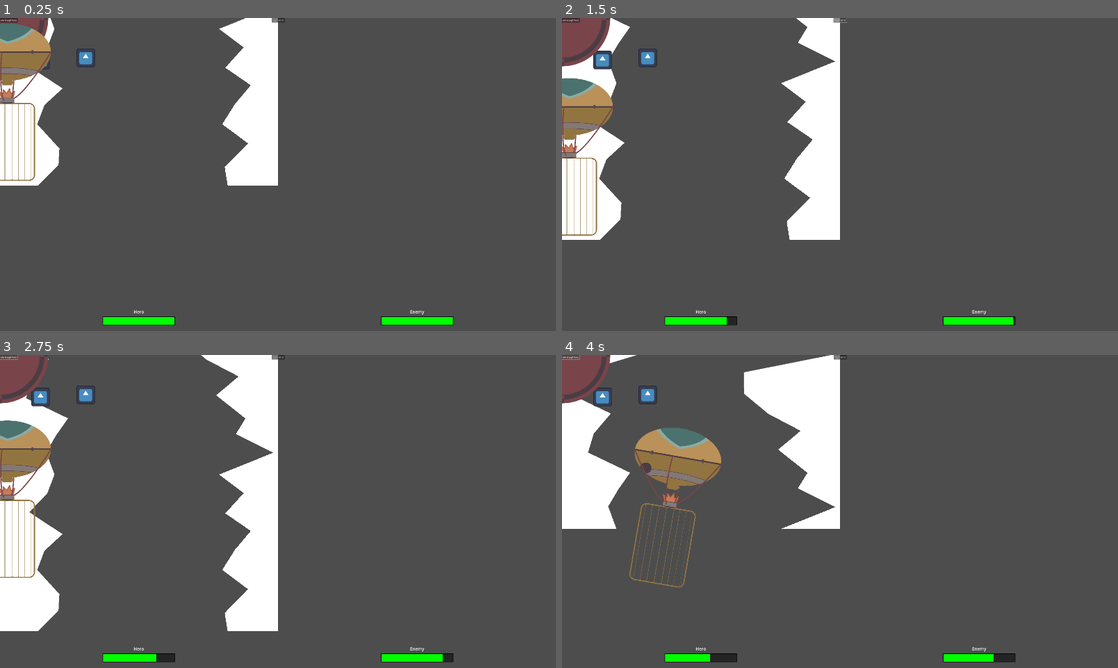
Above: before the commit, frames 1-4 (two rows, left to right).
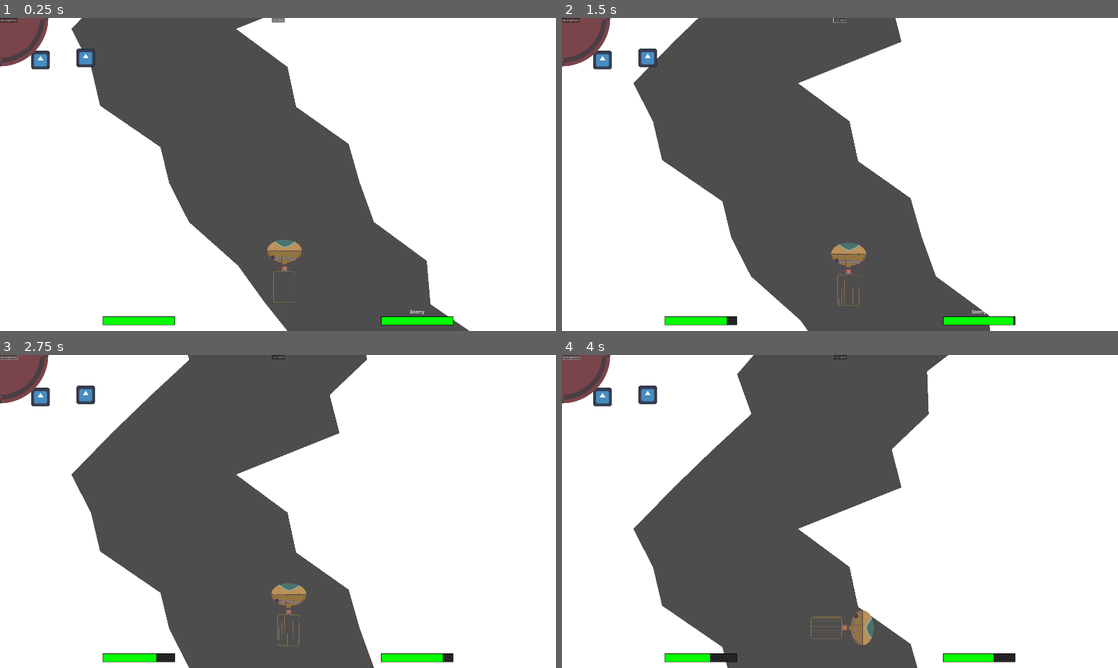
Above: after the commit, the same moments.

Repository: panorb/ludum-dare-53
Game: Godot game, scene res://world.tscn
Two runs of this game, one before a commit and one after it. Both use one fixed random seed, a clock stepped at 60 frames per second and the inputs below. The engine's default icon, where the game draws it, is replaced by a stand-in: a white triangle on a blue panel in a dark square.
Inputs:
- Up to frame 1 (0.25 s): no input
- Up to frame 2 (1.5 s): click "ein knopf hero" at 0.5 s; click "novh einer" at 1.25 s
- Up to frame 3 (2.75 s): click "ein knopf hero" at 2 s
- Up to frame 4 (4 s): click "novh einer" at 2.75 s; click "ein knopf hero" at 3.5 s

The runs differ from the first frame. In frame 1, 67% of the frame differs, in the area x 0-100%, y 0-100%; in frame 2, 65%; in frame 3, 65%; in frame 4, 67%.

Commit message:
Fixed issues with cave generator

Diff:
--- a/godot/game/balloon/balloon.gd
+++ b/godot/game/balloon/balloon.gd
@@ -8,8 +8,8 @@
 
 const PADDING_TOP = 200
 const PADDING_LEFT = 50
-const PADDING_RIGHT = 1800 - 50
-const PADDING_BOTTOM = 1000 - 200
+const PADDING_RIGHT = 3840 - 50
+const PADDING_BOTTOM = 2160 - 200
 
 
 func get_wind_speed() -> Vector2:
--- a/godot/game/balloon/balloon.tscn
+++ b/godot/game/balloon/balloon.tscn
@@ -13,6 +13,7 @@
 size = Vector2(393.333, 713.333)
 
 [node name="Balloon" type="CharacterBody2D" groups=["balloon"]]
+scale = Vector2(0.4, 0.4)
 script = ExtResource("1_00v08")
 
 [node name="CollisionShapeMain" type="CollisionShape2D" parent="."]
--- a/godot/game/card_spawner/card_spawner.tscn
+++ b/godot/game/card_spawner/card_spawner.tscn
@@ -5,6 +5,69 @@
 [ext_resource type="Texture2D" uid="uid://bjys70k0ko3s4" path="res://game/card_spawner/card_spawner_inner_wheel.svg" id="3_c5i5m"]
 [ext_resource type="Texture2D" uid="uid://cfsj8fjs2p5jp" path="res://game/card_spawner/card_spawner_core.svg" id="4_f6ax0"]
 [ext_resource type="Texture2D" uid="uid://gjklyh8245hr" path="res://game/card_spawner/card_spawner_effect_ellipse.svg" id="5_urwxv"]
+
+[sub_resource type="Animation" id="Animation_1nxe6"]
+length = 0.001
+tracks/0/type = "value"
+tracks/0/imported = false
+tracks/0/enabled = true
+tracks/0/path = NodePath("Background:rotation")
+tracks/0/interp = 1
+tracks/0/loop_wrap = true
+tracks/0/keys = {
+"times": PackedFloat32Array(0),
+"transitions": PackedFloat32Array(1),
+"update": 0,
+"values": [0.0]
+}
+tracks/1/type = "value"
+tracks/1/imported = false
+tracks/1/enabled = true
+tracks/1/path = NodePath("InnerWheel:rotation")
+tracks/1/interp = 1
+tracks/1/loop_wrap = true
+tracks/1/keys = {
+"times": PackedFloat32Array(0),
+"transitions": PackedFloat32Array(1),
+"update": 0,
+"values": [0.0]
+}
+tracks/2/type = "value"
+tracks/2/imported = false
+tracks/2/enabled = true
+tracks/2/path = NodePath("Core:self_modulate")
+tracks/2/interp = 1
+tracks/2/loop_wrap = true
+tracks/2/keys = {
+"times": PackedFloat32Array(0),
+"transitions": PackedFloat32Array(1),
+"update": 0,
+"values": [Color(1, 1, 1, 0)]
+}
+tracks/3/type = "value"
+tracks/3/imported = false
+tracks/3/enabled = true
+tracks/3/path = NodePath("EffectEllipse:visible")
+tracks/3/interp = 1
+tracks/3/loop_wrap = true
+tracks/3/keys = {
+"times": PackedFloat32Array(0),
+"transitions": PackedFloat32Array(1),
+"update": 1,
+"values": [false]
+}
+tracks/4/type = "value"
+tracks/4/imported = false
+tracks/4/enabled = true
+tracks/4/path = NodePath("EffectEllipse:scale")
+tracks/4/interp = 1
+tracks/4/loop_wrap = true
+tracks/4/keys = {
+"times": PackedFloat32Array(0),
+"transitions": PackedFloat32Array(1),
+"update": 0,
+"values": [Vector2(0.1, 1)]
+}
 
 [sub_resource type="Animation" id="Animation_riu7d"]
 resource_name = "spawn"
@@ -84,69 +147,6 @@
 }]
 }
 
-[sub_resource type="Animation" id="Animation_1nxe6"]
-length = 0.001
-tracks/0/type = "value"
-tracks/0/imported = false
-tracks/0/enabled = true
-tracks/0/path = NodePath("Background:rotation")
-tracks/0/interp = 1
-tracks/0/loop_wrap = true
-tracks/0/keys = {
-"times": PackedFloat32Array(0),
-"transitions": PackedFloat32Array(1),
-"update": 0,
-"values": [0.0]
-}
-tracks/1/type = "value"
-tracks/1/imported = false
-tracks/1/enabled = true
-tracks/1/path = NodePath("InnerWheel:rotation")
-tracks/1/interp = 1
-tracks/1/loop_wrap = true
-tracks/1/keys = {
-"times": PackedFloat32Array(0),
-"transitions": PackedFloat32Array(1),
-"update": 0,
-"values": [0.0]
-}
-tracks/2/type = "value"
-tracks/2/imported = false
-tracks/2/enabled = true
-tracks/2/path = NodePath("Core:self_modulate")
-tracks/2/interp = 1
-tracks/2/loop_wrap = true
-tracks/2/keys = {
-"times": PackedFloat32Array(0),
-"transitions": PackedFloat32Array(1),
-"update": 0,
-"values": [Color(1, 1, 1, 0)]
-}
-tracks/3/type = "value"
-tracks/3/imported = false
-tracks/3/enabled = true
-tracks/3/path = NodePath("EffectEllipse:visible")
-tracks/3/interp = 1
-tracks/3/loop_wrap = true
-tracks/3/keys = {
-"times": PackedFloat32Array(0),
-"transitions": PackedFloat32Array(1),
-"update": 1,
-"values": [false]
-}
-tracks/4/type = "value"
-tracks/4/imported = false
-tracks/4/enabled = true
-tracks/4/path = NodePath("EffectEllipse:scale")
-tracks/4/interp = 1
-tracks/4/loop_wrap = true
-tracks/4/keys = {
-"times": PackedFloat32Array(0),
-"transitions": PackedFloat32Array(1),
-"update": 0,
-"values": [Vector2(0.1, 1)]
-}
-
 [sub_resource type="AnimationLibrary" id="AnimationLibrary_rs1v2"]
 _data = {
 "RESET": SubResource("Animation_1nxe6"),
--- a/godot/game/cave/cave.gd
+++ b/godot/game/cave/cave.gd
@@ -2,7 +2,7 @@
 
 const SPEED = 5
 
-const SCREEN_HEIGHT = 1080
+const SCREEN_HEIGHT = 2160
 
 var segment = load("res://game/cave_segment/cave_segment.tscn")
 
--- a/godot/game/cave_segment/cave_segment.gd
+++ b/godot/game/cave_segment/cave_segment.gd
@@ -1,7 +1,7 @@
 extends CharacterBody2D
 
-const SCREEN_HEIGHT = 1080
-const SCREEN_WIDTH = 1920
+const SCREEN_HEIGHT = 2160
+const SCREEN_WIDTH = 3840
 
 const SAMPLES = 8
 
--- a/godot/game/game.tscn
+++ b/godot/game/game.tscn
@@ -100,6 +100,7 @@
 [node name="CaveSegment" parent="." instance=ExtResource("6_uxkq5")]
 
 [node name="Balloon" parent="." instance=ExtResource("5_jytc0")]
+position = Vector2(1949, 1756)
 
 [connection signal="button_down" from="UI/Hero Button" to="UI/HBoxContainer/HBoxContainer/VBoxContainer/Healthbar Main" method="_on_hero_button_down"]
 [connection signal="button_down" from="UI/Enemy Button" to="UI/HBoxContainer/HBoxContainer2/VBoxContainer/Healthbar Enemy" method="_on_enemy_button_down"]
